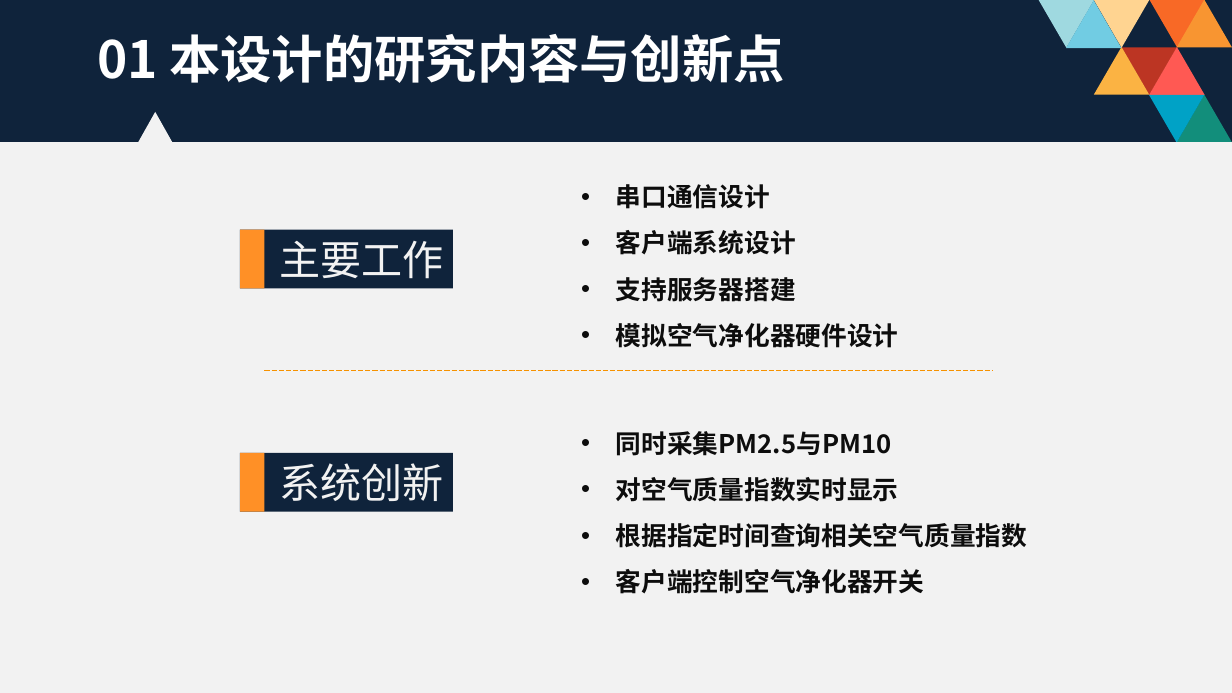
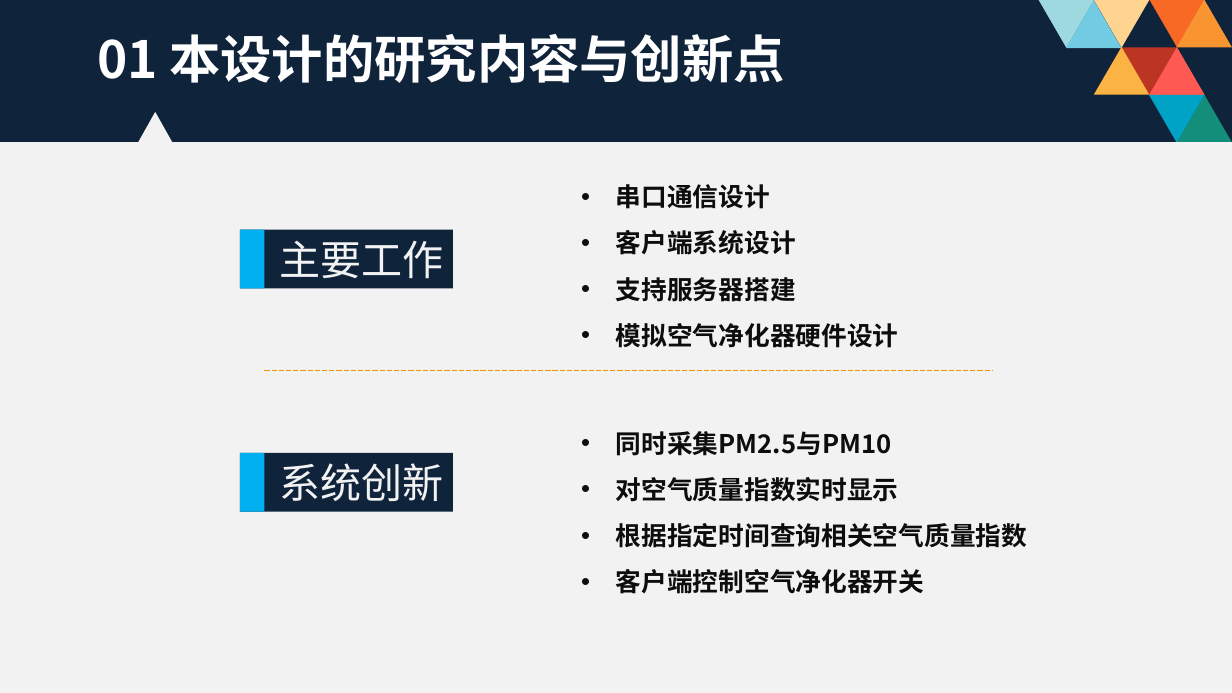
Before and after one commit to reduceme/paper, a slide deck: slide 6 of 毕业答辩PPT.pptx. Drawn at 1232x693 pixels with LibreOffice and Linux fonts; fonts in the diff are those of the drawing; background and template pictures are left out. Boxes give left, top, right and bottom in pixels: in the first picture for what was removed or moved away, otherwise in the second. Text is boxed around its words. In the diff, an @@ line names an element or a change of style, - is before the commit and + after.

```diff
--- a/毕业答辩PPT.pptx
+++ b/毕业答辩PPT.pptx
@@ rectangle at box(240, 229, 264, 288): fill #FF9026 to #00B0F0 @@
@@ rectangle at box(240, 453, 264, 512): fill #FF9026 to #00B0F0 @@
```
Also in this commit, not shown: 3 other slides changed, 8 slides added.
